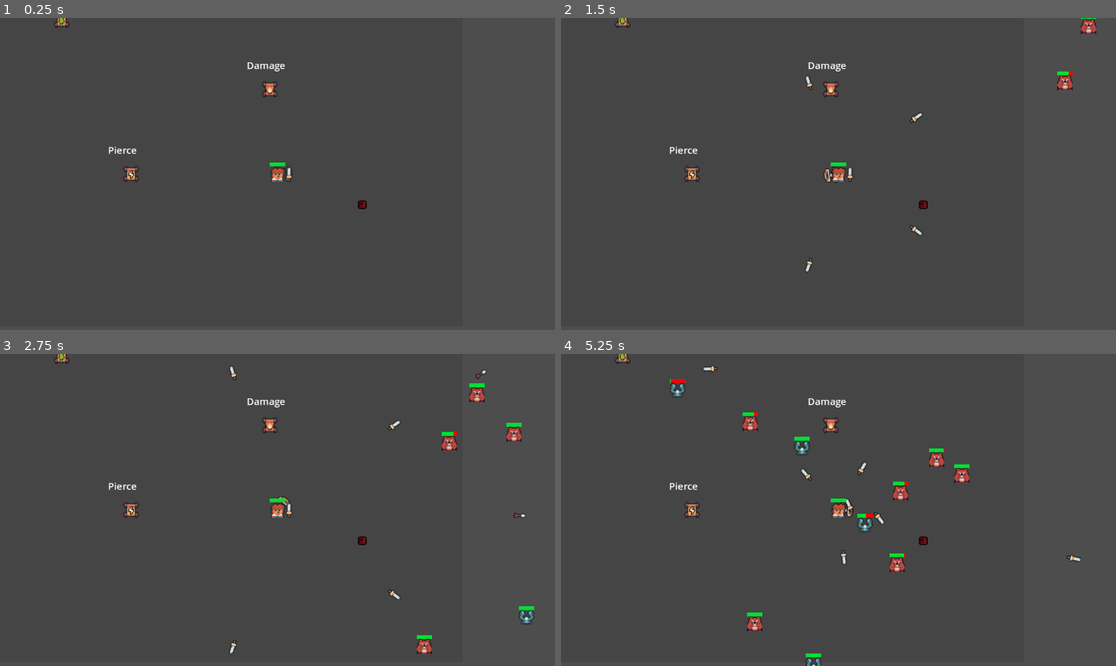
Above: before the commit, frames 1-4 (two rows, left to right).
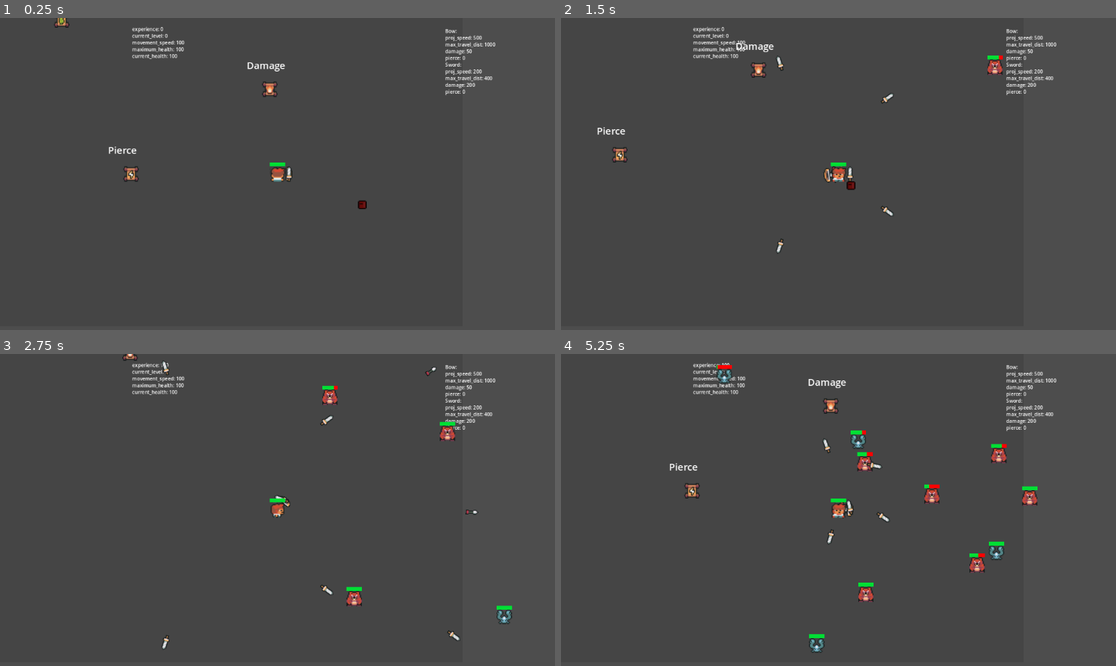
Above: after the commit, the same moments.

Repository: stshryu/GodotTemplates
Game: Godot game, scene res://game/game.tscn
Two runs of this game, one before a commit and one after it. Both use one fixed random seed, a clock stepped at 60 frames per second and the inputs below.
Inputs (mouse positions are in pixels of both pictures, inside the frame that each line leads up to):
- Up to frame 1 (0.25 s): no input
- Up to frame 2 (1.5 s): tap Enter at 0.5 s; move the mouse to (960, 158) at 0.52 s; hold D (right) 0.53-1.28 s; tap Space (dash) at 0.6, 1.35 s; move the mouse to (727, 189) at 1.27 s; hold S (down) from 1.28 s (still down)
- Up to frame 3 (2.75 s): move the mouse to (333, 441) at 2.02 s; release S (down) at 2.03 s; hold D (right) from 2.03 s (still down); tap Space (dash) at 2.1 s
- Up to frame 4 (5.25 s): move the mouse to (810, 572) at 2.77 s; release D (right) at 2.78 s; hold W (up) 2.78-3.53 s; tap Space (dash) every 0.75 s from 2.85 to 5.1 s; move the mouse to (1005, 556) at 3.52 s; hold A (left) 3.53-5.03 s; move the mouse to (672, 463) at 4.27 s; move the mouse to (866, 510) at 5.02 s; hold S (down) from 5.03 s (still down)

The runs differ from the first frame. In frame 1, 0.8% of the frame differs, in the area x 23-90%, y 2-53%; in frame 2, 2.4%; in frame 3, 3.0%; in frame 4, 4.6%, in the area x 9-94%, y 0-100%.
Error before the commit: Parse Error: Identifier "player_abilities" not declared in the current scope. (res://Player/player.gd:22)

Commit message:
Adding a base entity for abilities that our enemies and players will inherit

Diff:
--- a/vampiresurvivortemplate/Player/player.gd
+++ b/vampiresurvivortemplate/Player/player.gd
@@ -1,5 +1,5 @@
 class_name Player
-extends CharacterBody2D
+extends BaseEntity
 
 signal gameover
 signal upgrade_picked_up
@@ -19,7 +19,6 @@
 	player_level = LevelUpAmmoStrategy.new()
 	player_level.stat_increase = 0
 	player_upgrades.append(player_level)
-	self.add_child(player_abilities[0])
 	_display_player_stats()
 	_display_weapon_stats()
 
@@ -29,7 +28,7 @@
 	move_and_slide()
 
 	if Input.is_action_just_pressed("dash"):
-		player_abilities[0].use_ability(self)
+		pass
 
 	var overlapping_mobs = hurtbox.get_overlapping_bodies()
 	if overlapping_mobs.size() > 0:
--- a/vampiresurvivortemplate/abilities/BaseAbility.gd
+++ b/vampiresurvivortemplate/abilities/BaseAbility.gd
@@ -1,4 +1,8 @@
 class_name BaseAbility
 extends Resource
 
+@export var ability_name: String
 @export var ability_scene: PackedScene
+
+func instantiate_child_ability_for_parent(entity):
+	pass
--- a/vampiresurvivortemplate/enemies/BaseEnemy.gd
+++ b/vampiresurvivortemplate/enemies/BaseEnemy.gd
@@ -1,5 +1,5 @@
 class_name BaseEnemy
-extends CharacterBody2D
+extends BaseEntity
 
 @onready var player = get_node("/root/Game/Player")
 @onready var mobhealthbar = %HealthBar
--- /dev/null
+++ b/vampiresurvivortemplate/entity/BaseEntity.gd
@@ -0,0 +1,24 @@
+class_name BaseEntity
+extends CharacterBody2D
+
+var entity_abilities: Dictionary = {}
+var enabled_abilities: Array[String] = []
+var ability_node: Node2D
+
+func add_ability_to_entity(new_ability: BaseAbility):
+	if !entity_abilities.has(new_ability.ability_name):
+		entity_abilities[new_ability.ability_name] = new_ability
+
+func enable_ability(ability_name):
+	if entity_abilities.has(ability_name) and not enabled_abilities.has(ability_name):
+		enabled_abilities.append(ability_name)
+
+func disable_ability(ability_name):
+	if enabled_abilities.has(ability_name):
+		enabled_abilities.remove_at(enabled_abilities.find(ability_name))
+
+func create_abilities_in_scene_tree():
+	for ability in enabled_abilities:
+		var ability_scene = entity_abilities[ability].ability_scene
+		ability_scene.instantiate()
+		ability_node.call_deferred("add_child", ability_scene)
